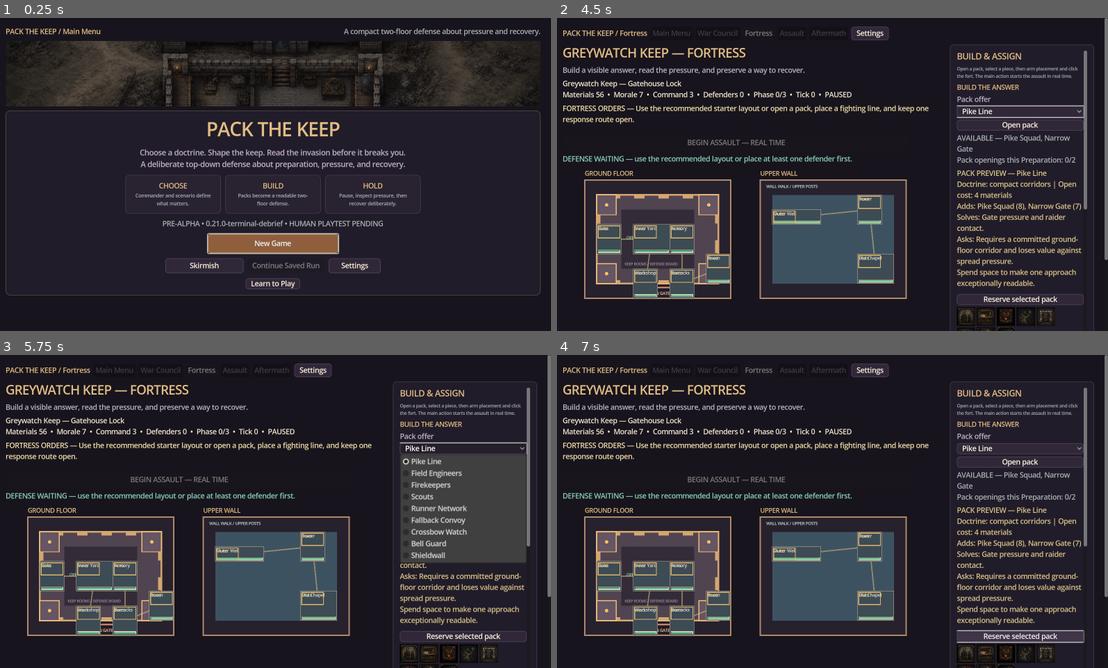
Above: before the commit, frames 1-4 (two rows, left to right).
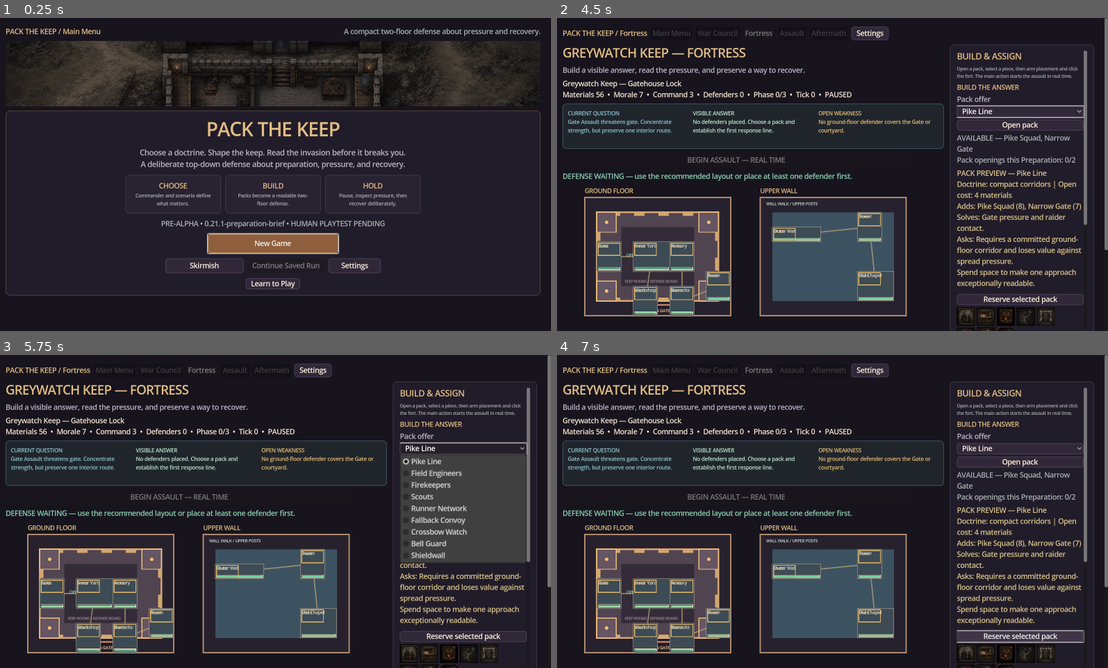
Above: after the commit, the same moments.

Repository: raphaelroshan/pack-the-keep
Game: Godot game, scene res://scenes/Main.tscn
Same seed, same stepped clock (60 frames per second), same inputs: the game is played once before the commit and once after it.
Inputs:
- Up to frame 1 (0.25 s): no input
- Up to frame 2 (4.5 s): click "New Game" at 0.5 s; click "Continue" at 1.25 s; click "Continue" at 2 s; click "Show Objective" at 2.75 s; click "Skip Tutorial" at 3.5 s; click "Enter Keep — Build Defense" at 4.25 s
- Up to frame 3 (5.75 s): click "Pike Line" at 5 s
- Up to frame 4 (7 s): click "Open pack" at 5.75 s; click "Reserve selected pack" at 6.5 s

The runs differ from the first frame. In frame 1, 0.5% of the frame differs, in the area x 29-70%, y 64-68%; in frame 2, 14%, in the area x 1-100%, y 27-96%; in frame 3, 14%; in frame 4, 14%.

Commit message:
feat: clarify preparation answer quality

Diff:
--- a/content/content_manifest.json
+++ b/content/content_manifest.json
@@ -1,7 +1,7 @@
 {
   "schema_version": 1,
   "game_id": "pack-the-keep",
-  "content_version": "0.21.0",
+  "content_version": "0.21.1",
   "p4_vertical_slice": {
     "status": "implemented",
     "scorecard": "each_resolved_wave_records_doctrine_outcome_damage_defeated_enemies_and_recovery_actions",
@@ -423,6 +423,15 @@
     "persistence": "terminal_save_load_rederives_the_same_debrief_without_new_run_save_fields",
     "evidence": ["design/p32_terminal_debrief.md", "docs/p32_terminal_debrief_visual_verification.md", "tests/test_p32_terminal_debrief.gd"],
     "next_slice": "p33_preparation_answer_quality"
+  },
+  "p33_preparation_answer_quality": {
+    "status": "implemented",
+    "composition": ["current_question", "visible_answer", "open_weakness"],
+    "authority": "presentation_only_projection_of_forecast_scenario_layout_and_placed_piece_read_models",
+    "hierarchy": "compact_summary_above_primary_assault_action_with_full_detail_in_command_rail",
+    "tutorial": "first_watch_uses_its_authored_objective_instead_of_the_generic_summary",
+    "evidence": ["design/p33_preparation_answer_quality.md", "docs/p33_preparation_answer_quality_visual_verification.md", "tests/test_p33_preparation_answer_quality.gd"],
+    "next_slice": "p34_board_visual_hierarchy"
   },
   "campaign": {
     "title": "The Bell at Dusk",
--- a/content/gameplay_framework.json
+++ b/content/gameplay_framework.json
@@ -1,7 +1,7 @@
 {
   "schema_version": 1,
   "game_id": "pack-the-keep",
-  "framework_version": "0.21.0-terminal-debrief",
+  "framework_version": "0.21.1-preparation-brief",
   "design_promise": "Choose a commander, open a coherent pack, arrange a readable keep, and adapt when a forecasted invasion tests the doctrine you chose.",
   "p0_alpha_foundation": {
     "status": "implemented",
@@ -1726,6 +1726,13 @@
     "secondary_actions": ["save_result", "return_to_main_menu"],
     "determinism_rule": "debrief_derives_from_existing_authoritative_state_and_serializes_no_presentation_fields"
   },
+  "preparation_answer_quality": {
+    "status": "implemented",
+    "read_model": ["current_question", "visible_answer", "open_weakness"],
+    "sources": ["forecast", "scenario_preview", "layout_summary", "placed_pieces"],
+    "hierarchy": "compact_summary_above_primary_assault_action_with_full_detail_in_command_rail",
+    "determinism_rule": "summary_describes_visible_coverage_without_scoring_or_guaranteeing_an_outcome"
+  },
   "unit_availability": {
     "status": "vertical_slice",
     "starter_pieces": [
--- a/content/p12_alpha_checklist.json
+++ b/content/p12_alpha_checklist.json
@@ -1,6 +1,6 @@
 {
   "schema_version": 1,
-  "build_version": "0.21.0-terminal-debrief",
+  "build_version": "0.21.1-preparation-brief",
   "status": "candidate",
   "checks": [
     {"id": "windows_launch", "status": "implemented", "evidence": ["tests/test_release_identity.py", "tools/run_packaged_smoke.py", ".github/workflows/ci.yml"]},
--- a/content/p16_playtest_protocol.json
+++ b/content/p16_playtest_protocol.json
@@ -1,6 +1,6 @@
 {
   "schema_version": 1,
-  "build_version": "0.21.0-terminal-debrief",
+  "build_version": "0.21.1-preparation-brief",
   "status": "ready_for_human_sessions",
   "release_ready": false,
   "minimum_completed_sessions": 4,
--- a/project.godot
+++ b/project.godot
@@ -6,7 +6,7 @@
 
 [application]
 config/name="Pack the Keep"
-config/version="0.21.0-terminal-debrief"
+config/version="0.21.1-preparation-brief"
 run/main_scene="res://scenes/Main.tscn"
 config/features=PackedStringArray("4.3", "GL Compatibility")
 boot_splash/bg_color=Color(0.045, 0.04, 0.055, 1)
--- a/src/ui/main.gd
+++ b/src/ui/main.gd
@@ -3,6 +3,7 @@
 const AuthoredEventPanelView = preload("res://src/ui/authored_event_panel.gd")
 const FirstWatchTutorial = preload("res://src/ui/tutorial_director.gd")
 const TerminalDebriefPanelView = preload("res://src/ui/terminal_debrief_panel.gd")
+const PreparationBriefPanelView = preload("res://src/ui/preparation_brief_panel.gd")
 
 const PackKeepState = preload("res://src/core/keep_state.gd")
 const PackagedSmoke = preload("res://src/platform/packaged_smoke.gd")
@@ -94,6 +95,7 @@
 var command_scroll: ScrollContainer
 var command_panel: PanelContainer
 var terminal_debrief_panel: TerminalDebriefPanel
+var preparation_brief_panel: PreparationBriefPanel
 var title_card: PanelContainer
 var build_identity_label: Label
 var screen_label: Label
@@ -1041,6 +1043,9 @@
 	status_label.add_theme_font_size_override("font_size", 16)
 	status_label.add_theme_color_override("font_color", Color("#f2e5d1"))
 	left.add_child(status_label)
+	preparation_brief_panel = PreparationBriefPanelView.new()
+	preparation_brief_panel.visible = false
+	left.add_child(preparation_brief_panel)
 	guidance_label = Label.new()
 	guidance_label.autowrap_mode = TextServer.AUTOWRAP_WORD_SMART
 	guidance_label.custom_minimum_size = Vector2(800, 64)
@@ -1783,8 +1788,10 @@
 		settings_overview_panel.visible = screen == "settings"
 	if status_label:
 		status_label.visible = gameplay_screen
+	if preparation_brief_panel:
+		preparation_brief_panel.visible = screen == "preparation" and not tutorial.active
 	if guidance_label:
-		guidance_label.visible = gameplay_screen and not terminal_result
+		guidance_label.visible = gameplay_screen and screen != "preparation" and not terminal_result
 	if playtest_button:
 		playtest_button.visible = gameplay_screen and not terminal_result
 	if playtest_status_label:
@@ -2449,6 +2456,37 @@
 	var spatial_state: String = "ACTIVE" if bool(spatial_rule.get("active", false)) else "INACTIVE" if String(spatial_rule.get("id", "")) == "clear_causeway" else "BASELINE"
 	layout_lens_label.text = "LAYOUT SUMMARY — %s | Ground %d | Upper %d | Wall %d | Courtyard %d | Keep %d\nSpatial rule  …(795 unchanged characters)…
 
+func _refresh_preparation_brief() -> void:
+	if preparation_brief_panel == null:
+		return
+	preparation_brief_panel.visible = screen == "preparation" and not tutorial.active
+	if not preparation_brief_panel.visible:
+		return
+	var forecast: Dictionary = keep.forecast()
+	var scenario: Dictionary = keep.scenario_preview()
+	var summary: Dictionary = keep.layout_summary()
+	var counts: Dictionary = summary.get("counts", {})
+	var doctrine_name: String = String(forecast.get("doctrine", "next pressure")).replace("_", " ").capitalize()
+	var question: String = "%s threatens %s. %s" % [doctrine_name, String(forecast.get("likely_target", "the keep")), String(scenario.get("lesson", "Read the route before committing the defense."))]
+	var answer: String
+	if keep.pieces.is_empty():
+		answer = "No defenders placed. Choose a pack and establish the first response line."
+	else:
+		var coverage: Array[String] = []
+		if int(counts.get("ground", 0)) > 0:
+			coverage.append("%d ground" % int(counts.get("ground", 0)))
+		if int(counts.get("upper", 0)) > 0:
+			coverage.append("%d upper" % int(counts.get("upper", 0)))
+		if int(summary.get("support_piece_count", 0)) > 0:
+			coverage.append("%d support" % int(summary.get("support_piece_count", 0)))
+		if int(summary.get("assigned_specialist_count", 0)) > 0:
+			coverage.append("%d assigned" % int(summary.get("assigned_specialist_count", 0)))
+		var commander_answer: String = "%d room-edge connection(s)" % int(summary.get("room_edge_count", 0)) if keep.commander_id == "castellan" else "%d open response lane(s)" % int(summary.get("open_lane_count", 0))
+		answer = "%s; %s. This is visible coverage, not a guaranteed hold." % [", ".join(coverage), commander_answer]
+	var warnings: Array = summary.get("duplicate_role_warnings", [])
+	var weakness: String = String(warnings[0]) if not warnings.is_empty() else "No immediate coverage warning; compare the layout against the forecast."
+	preparation_brief_panel.render({"question": question, "answer": answer, "weakness": weakness})
+
 func _refresh_recovery_priorities() -> void:
 	if recovery_priority_label == null:
 		return
@@ -2933,7 +2971,7 @@
 	if main_subtitle_label != null:
 		main_subtitle_label.visible = screen != "title" and not (tutorial.active and gameplay_screen)
 	if guidance_label != null:
-		guidance_label.visible = gameplay_screen and not tutorial.active
+		guidance_label.visible = gameplay_screen and screen != "preparation" and not tutorial.active
 	var tutorial_primary_action: bool = tutorial.active and tutorial.expected_action() in ["start_wave", "resume_battle", "observe_wave", "finish_interval", "finish_tutorial", "retry_phase"]
 	if playtest_button != null:
 		playtest_button.visible = gameplay_screen and (not tutorial.active or tutorial_primary_action)
@@ -3306,7 +3344,7 @@
 	if scorecard_label != null:
 		scorecard_label.visible = screen == "results" and not terminal_result
 	if guidance_label != null:
-		guidance_label.visible = screen in ["preparation", "battle", "results"] and not terminal_result and not tutorial.active
+		guidance_label.visible = screen in ["battle", "results"] and not terminal_result and not tutorial.active
 	if playtest_button != null:
 		playtest_button.visible = screen in ["preparation", "battle", "results"] and not terminal_result
 	if playtest_status_label != null:
@@ -3493,6 +3531,7 @@
 	_refresh_binding_controls()
 	_refresh_response_preview()
 	_refresh_layout_lens()
+	_refresh_preparation_brief()
 	_refresh_recovery_priorities()
 	_refresh_recovery_action_cards()
 	_refresh_result_explanation()
--- /dev/null
+++ b/src/ui/preparation_brief_panel.gd
@@ -0,0 +1,43 @@
+class_name PreparationBriefPanel
+extends PanelContainer
+
+var question_label: Label
+var answer_label: Label
+var weakness_label: Label
+
+func _init() -> void:
+	name = "PreparationBriefPanel"
+	custom_minimum_size = Vector2(800, 104)
+	size_flags_horizontal = Control.SIZE_EXPAND_FILL
+	var style: StyleBoxFlat = StyleBoxFlat.new()
+	style.bg_color = Color("#20252c")
+	style.border_color = Color("#4d7280")
+	style.set_border_width_all(1)
+	style.set_corner_radius_all(8)
+	style.content_margin_left = 12
+	style.content_margin_right = 12
+	style.content_margin_top = 9
+	style.content_margin_bottom = 9
+	add_theme_stylebox_override("panel", style)
+	var row: HBoxContainer = HBoxContainer.new()
+	row.add_theme_constant_override("separation", 12)
+	add_child(row)
+	question_label = _column(row, "CURRENT QUESTION", Color("#8fc6d1"))
+	answer_label = _column(row, "VISIBLE ANSWER", Color("#bfe8cf"))
+	weakness_label = _column(row, "OPEN WEAKNESS", Color("#e7bd72"))
+
+func render(view_model: Dictionary) -> void:
+	question_label.text = "CURRENT QUESTION\n%s" % String(view_model.get("question", "Read the next pressure."))
+	answer_label.text = "VISIBLE ANSWER\n%s" % String(view_model.get("answer", "No defense placed yet."))
+	weakness_label.text = "OPEN WEAKNESS\n%s" % String(view_model.get("weakness", "The keep still needs a committed answer."))
+
+func _column(row: HBoxContainer, heading: String, color: Color) -> Label:
+	var label: Label = Label.new()
+	label.text = heading
+	label.autowrap_mode = TextServer.AUTOWRAP_WORD_SMART
+	label.custom_minimum_size = Vector2(245, 76)
+	label.size_flags_horizontal = Control.SIZE_EXPAND_FILL
+	label.add_theme_font_size_override("font_size", 12)
+	label.add_theme_color_override("font_color", color)
+	row.add_child(label)
+	return label
--- /dev/null
+++ b/tests/test_p33_preparation_answer_quality.gd
@@ -0,0 +1,57 @@
+extends SceneTree
+
+var failures: Array[String] = []
+
+func _check(condition: bool, message: String) -> void:
+	if not condition:
+		failures.append(message)
+
+func _initialize() -> void:
+	var ui: Control = load("res://scenes/Main.tscn").instantiate()
+	root.add_child(ui)
+	await process_frame
+	await process_frame
+	ui.preferences_persistence_enabled = false
+	ui.display_application_enabled = false
+	ui._on_start_custom_setup()
+	ui._on_confirm_setup()
+	await process_frame
+
+	_check(ui.screen == "preparation" and ui.preparation_brief_panel.visible, "ordinary Preparation should expose the current-question summary")
+	_check(String(ui.preparation_brief_panel.question_label.text).contains("CURRENT QUESTION") and String(ui.preparation_brief_panel.question_label.text).contains("Gate Assault"), "Preparation should name the active doctrine question")
+	_check(String(ui.preparation_brief_panel.answer_label.text).contains("No defenders placed"), "empty Preparation should state that no answer has been built")
+	_check(String(ui.preparation_brief_panel.weakness_label.text).contains("No ground-floor defender"), "empty Preparation should expose the first deterministic weakness")
+	_check(not ui.guidance_label.visible and ui.keep_canvas.visible, "compact summary should replace redundant preparation guidance without hiding the keep")
+
+	var state_before_summary: String = JSON.stringify(ui.keep.serialize())
+	ui._refresh_preparation_brief()
+	_check(JSON.stringify(ui.keep.serialize()) == state_before_summary, "answer-quality rendering should not mutate authoritative state")
+
+	ui._on_recommended_layout()
+	await process_frame
+	_check(String(ui.preparation_brief_panel.answer_label.text).contains("2 ground") and String(ui.preparation_brief_panel.answer_label.text).contains("visible coverage"), "placed defenders should produce a concrete visible-answer summary")
+	_check(not String(ui.preparation_brief_panel.weakness_label.text).is_empty(), "populated Preparation should retain an explicit open question")
+
+	ui._set_ui_scale(2)
+	await process_frame
+	_check(is_equal_approx(get_root().content_scale_factor, 1.25), "Preparation brief should retain supported 125 percent scaling")
+	_check(ui.gameplay_columns.vertical and ui.preparation_brief_panel.visible, "125 percent scale should stack the command rail while retaining the Preparation brief")
+	_check(ui.preparation_brief_panel.size.x >= 780.0, "scaled Preparation brief should retain three readable columns")
+
+	ui._start_tutorial()
+	ui._on_tutorial_continue()
+	ui._on_tutorial_continue()
+	ui._on_tutorial_continue()
+	ui._on_confirm_setup()
+	await process_frame
+	_check(ui.screen == "preparation" and not ui.preparation_brief_panel.visible and ui.tutorial_panel.visible, "First Watch should keep its authored objective instead of duplicating the generic summary")
+
+	ui.queue_free()
+	await process_frame
+	if failures.is_empty():
+		print("P33 preparation answer quality: PASS")
+		quit(0)
+	else:
+		for failure in failures:
+			push_error(failure)
+		quit(1)
--- a/tools/ci_manifest.json
+++ b/tools/ci_manifest.json
@@ -1,7 +1,7 @@
 {
   "slug": "pack-the-keep",
   "display_name": "Pack the Keep",
-  "build_version": "0.21.0-terminal-debrief",
+  "build_version": "0.21.1-preparation-brief",
   "godot_test": "res://tests/test_keep_state.gd",
   "primary_repo": "raphaelroshan/pack-the-keep",
   "release_platforms": ["steam", "epic-games-store"],
Not shown, changed: README.md
Not shown, added: design/p33_preparation_answer_quality.md
Not shown, changed: docs/agent_feeding_guide.md
Not shown, changed: docs/agent_handoff_roadmap.md
Not shown, changed: docs/decision_log.md
Not shown, changed: docs/game_quality_transformation_plan.md
Not shown, changed: docs/internal_test_release.md
Not shown, added: docs/p33_preparation_answer_quality_visual_verification.md
Not shown, changed: scripts/verify.sh
